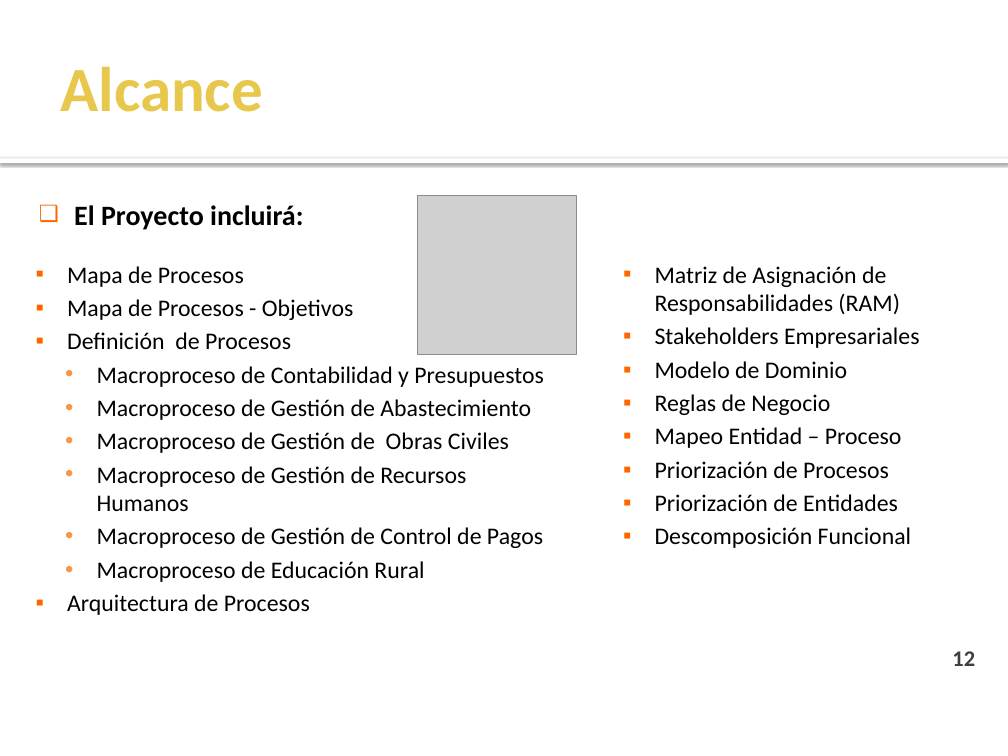
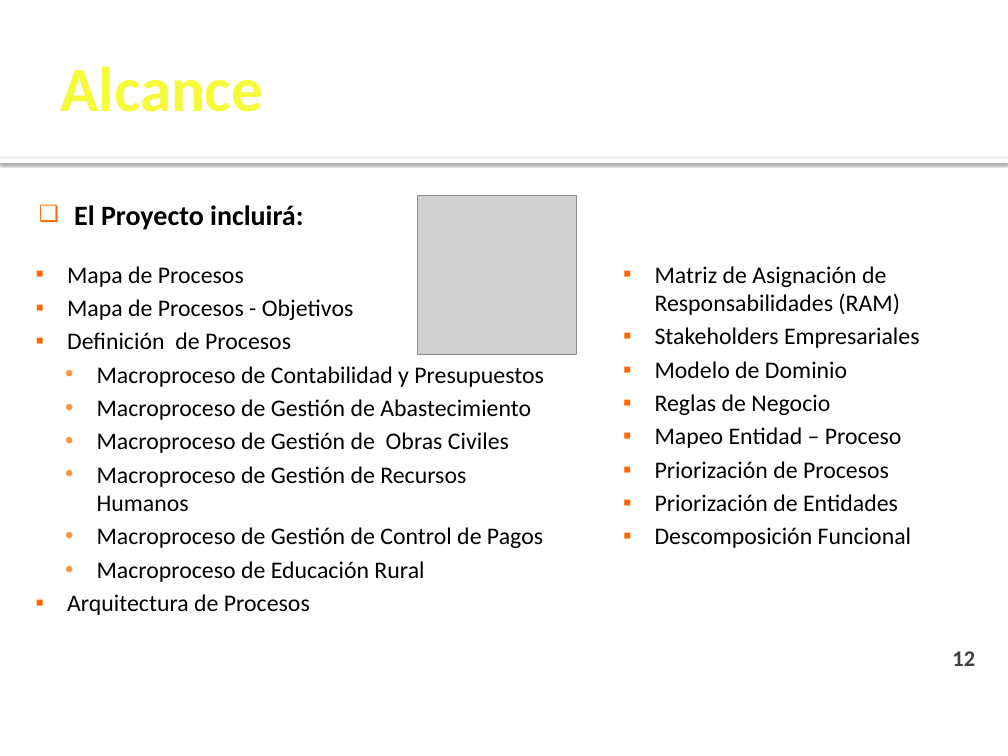
Before and after one commit to cms/proyecto-fya, a slide deck: slide 12 of Presentacion Final Ciclo 2011-1/Presentación Semana 17 Arreglado.pptx. Drawn at 1008x756 pixels with LibreOffice and Linux fonts; fonts in the diff are those of the drawing; grey boxes stand for pictures; background and template pictures are left out. Boxes give left, top, right and bottom in pixels: in the first picture for what was removed or moved away, otherwise in the second. Text is boxed around its words. In the diff, an @@ line names an element or a change of style, - is before the commit and + after.

```diff
--- a/Presentacion Final Ciclo 2011-1/Presentación Semana 17 Arreglado.pptx
+++ b/Presentacion Final Ciclo 2011-1/Presentación Semana 17 Arreglado.pptx
@@ title "Alcance" at <box>60,66,262,112</box>: text colour #E8C84C to #F6FB39 @@
```
Also in this commit, not shown: 40 other slides changed.
